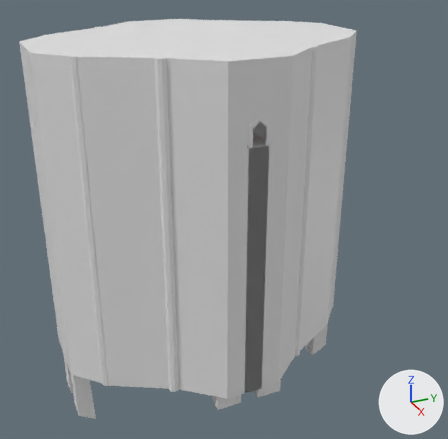
Before and after pictures for a commit that changed the Blender file Assets/Testing/Rooms.blend.
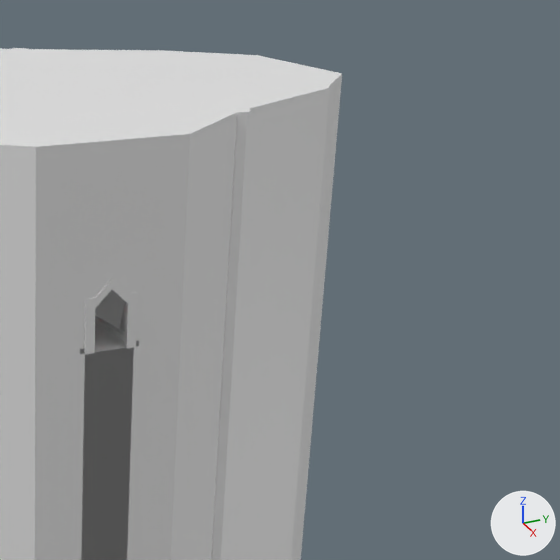
Each version is shown whole from a 50 mm lens placed at (62.2, -17.6, 12.2), pointed at (14.9, 3.7, -11.5), then close up on the part from 48% to 100% of the width and 0% to 53% of the height. The lights are fixed; the arrows at lower right show +X, +Y and +Z.

The first close-up shows 'Cylinder', 'Entry Room.002'.
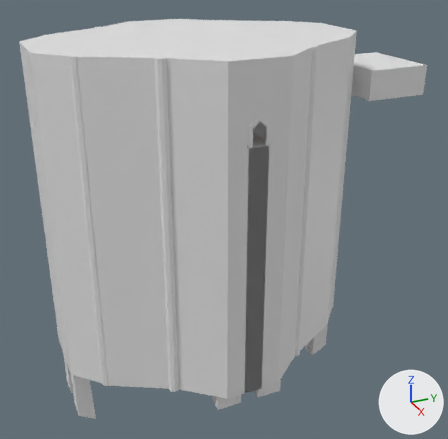
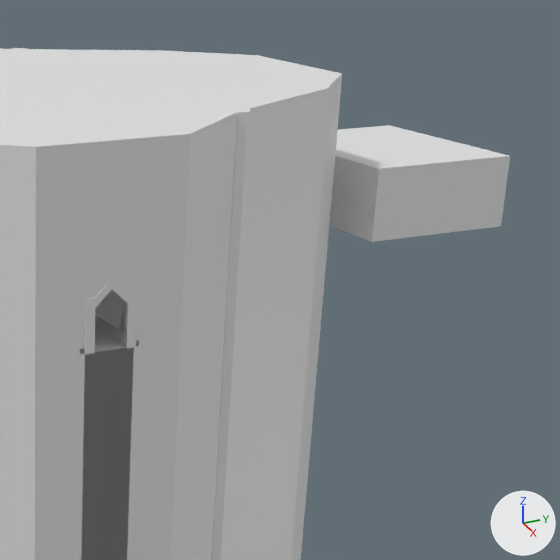
What differs and where, as boxes (x1, y1, x2, y2) in the close-ups (560 x 560 px):
'EnemyRoom', added: after (329, 125, 510, 242)

Patch to the scene script:
```diff
--- a/Assets/Testing/Rooms.blend.py
+++ b/Assets/Testing/Rooms.blend.py
@@ me_cube_001 @@
+me_cube_001.from_pydata(...)  # 84 vertices, 79 faces; spans x -3.68..3.68, y -4.55..4.55, z -1.17..2.13
+# faces by material slot: [17, 62]
+me_cube_001.materials.append(mat_material)  # white #e7e7e7
+me_cube_001.materials.append(mat_material_007)  # grey #858585
@@ ob_enemyroom @@
+ob_enemyroom = bpy.data.objects.new('EnemyRoom', me_cube_001)
+ob_enemyroom.location = (18.24, 16.35, 0.88)
+ob_enemyroom.rotation_euler = (0.0, 0.0, 1.571)  # degrees (0, 0, 90)
+ob_enemyroom.scale = (0.75, 0.75, 0.75)
```
